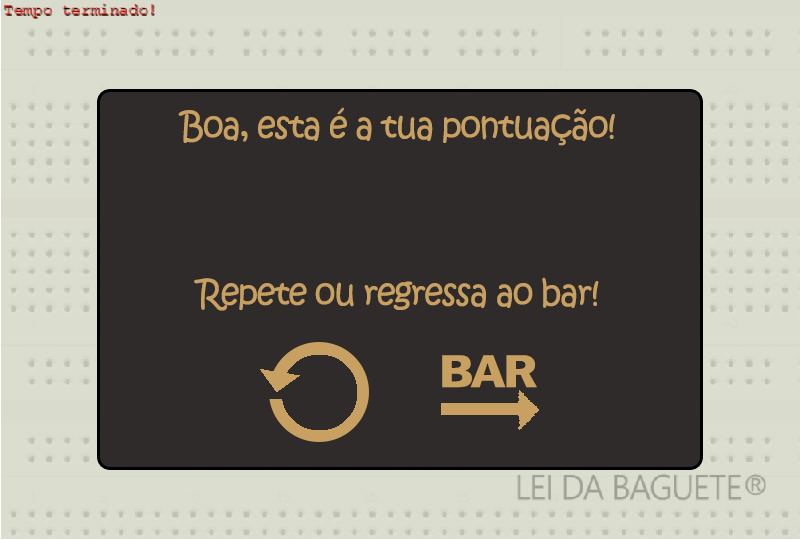
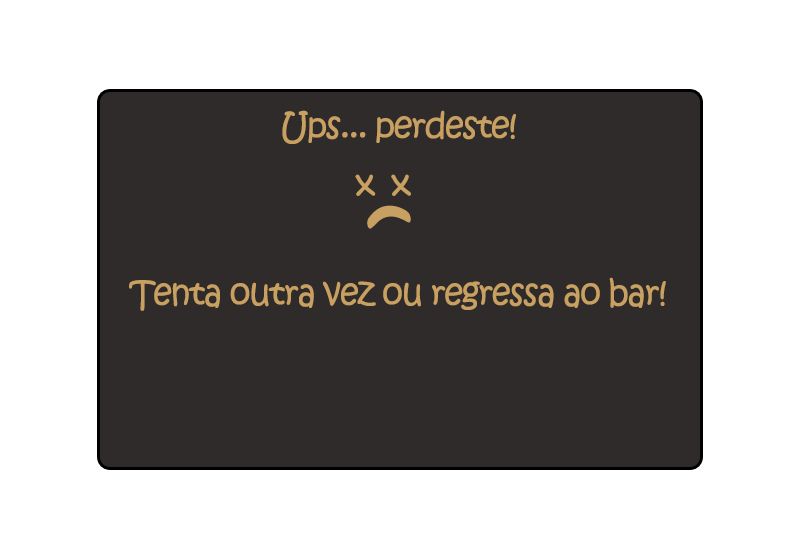
Comparing the layer stacks of the two 800px x 540px images. Changes:
added layer ")" above "x x" over [367, 205, 411, 229]
added layer "x x" above "Tenta outra vez ou regressa ao bar!" over [355, 174, 411, 196]
renamed "Repete ou regressa ao bar!" to "Tenta outra vez ou regressa ao bar!", painted on it over [129, 277, 666, 311]
renamed "Boa, esta é a tua pontuação!" to "Ups... perdeste!", painted on it over [178, 107, 615, 146]
hid "Retângulo 2" over [441, 403, 523, 415]
hid "BAR" over [442, 355, 537, 388]
hid "Retângulo 1 cópia" over [518, 390, 539, 430]
hid "Retângulo 1" over [260, 369, 300, 392]
hid "Elipse 1" over [269, 342, 369, 442]
hid "Camada 1" over [1, 0, 800, 539]
hid "Camada 0" over [1, 0, 800, 539]
